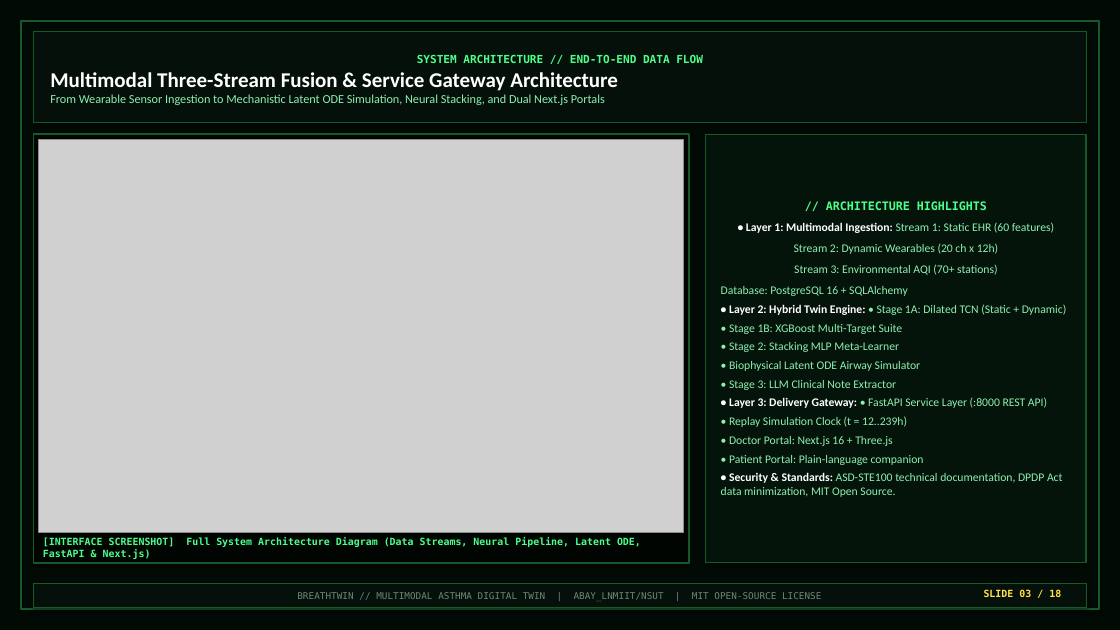
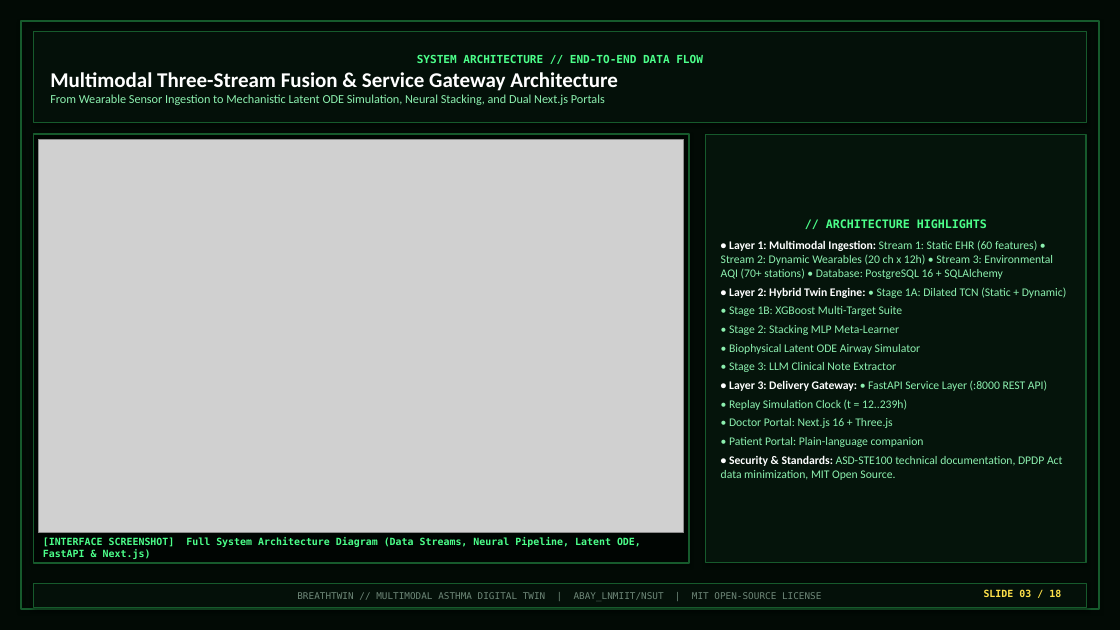
Before and after one commit to Frisbee148/BreatheTwin, a slide deck: slide 3 of docs/BreathTwin_Project_Presentation.pptx. Drawn at 1120x630 pixels with LibreOffice and Linux fonts; fonts in the diff are those of the drawing; grey boxes stand for pictures. Boxes give left, top, right and bottom in pixels: in the first picture for what was removed or moved away, otherwise in the second. Text is boxed around its words. In the diff, an @@ line names an element or a change of style, - is before the commit and + after.

```diff
--- a/docs/BreathTwin_Project_Presentation.pptx
+++ b/docs/BreathTwin_Project_Presentation.pptx
@@ background #FFFFFF to #020A05 @@
@@ text in rectangle at (721,240,1053,279): text changed @@
-• Layer 1: Multimodal Ingestion: Stream 1: Static EHR (60 features)
-Stream 2: Dynamic Wearables (20 ch x 12h)
-Stream 3: Environmental AQI (70+ stations)
-Database: PostgreSQL 16 + SQLAlchemy
+• Layer 1: Multimodal Ingestion: Stream 1: Static EHR (60 features) • Stream 2: Dynamic Wearables (20 ch x 12h) • Stream 3: Environmental AQI (70+ stations) • Database: PostgreSQL 16 + SQLAlchemy
```
Also in this commit, not shown: 17 other slides changed, 39 other files.
